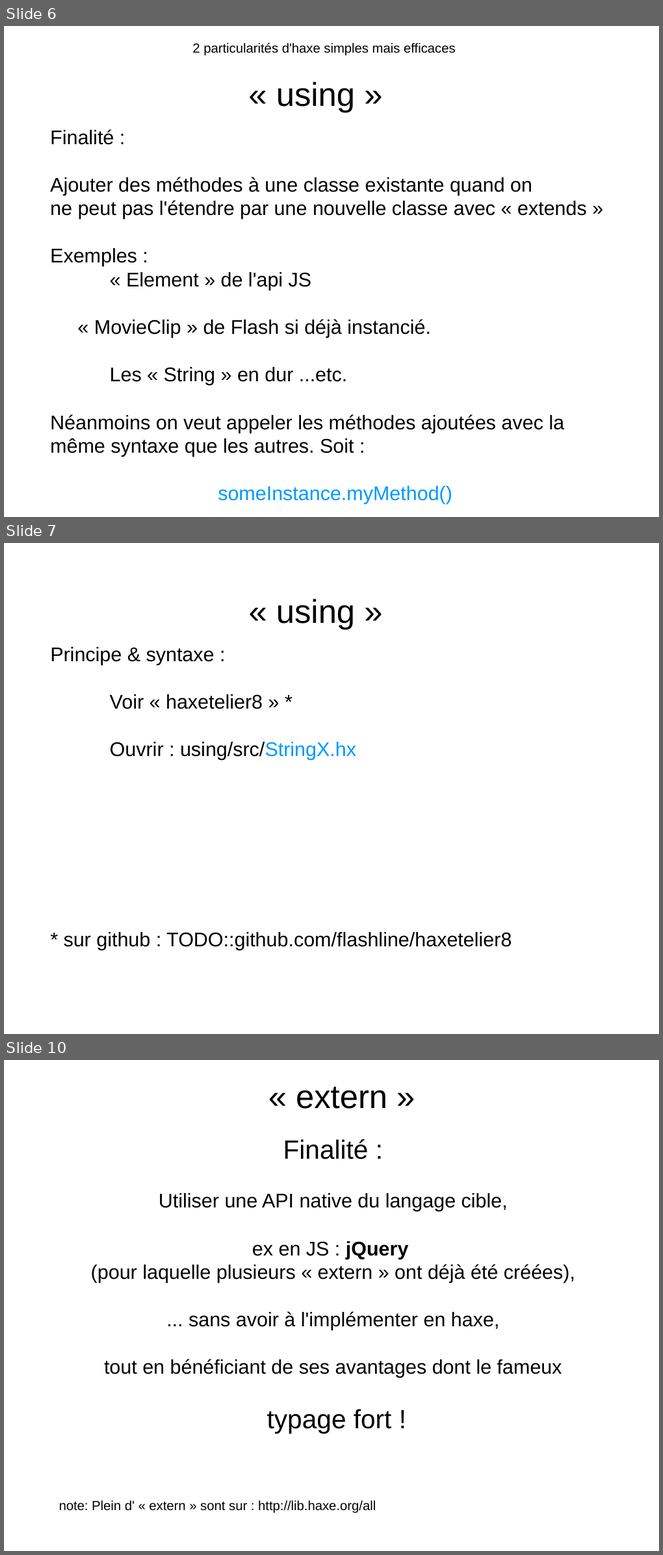
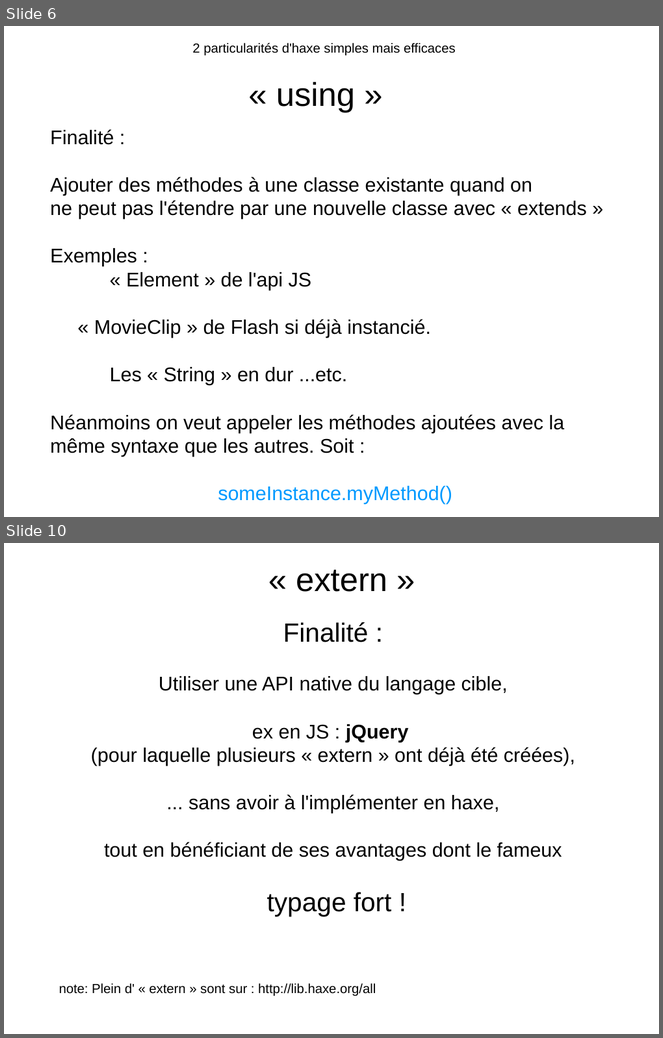
Before and after one commit to flashline/Haxetelier8, a slide deck: odp/haxetelier-8.odp. Shown one above the other, each under a label of ours: slides 6, 7 and 10 before the commit, slides 6 and 10 after it; the slides between them are not shown. The pictures are 663x1555 and 663x1038 pixels, drawn with LibreOffice and Linux fonts; fonts in the diff are those of the drawing. Boxes give left, top, right and bottom in pixels: in the first picture for what was removed or moved away, otherwise in the second. Text is boxed around its words. In the diff, an @@ line names an element or a change of style, - is before the commit and + after.

```diff
--- a/odp/haxetelier-8.odp
+++ b/odp/haxetelier-8.odp
@@ slide 7 removed at [4, 543, 659, 1034], background #FFFFFF @@
@@ text removed at [276, 599, 355, 629] @@
-« using »
@@ text removed at [50, 647, 512, 950] @@
-Principe & syntaxe :
-Voir « haxetelier8 » *
-Ouvrir : using/src/StringX.hx
-* sur github : TODO::github.com/flashline/haxetelier8
```
Also in this commit, not shown: 5 slides changed, 1 slide added, 11 other files.
